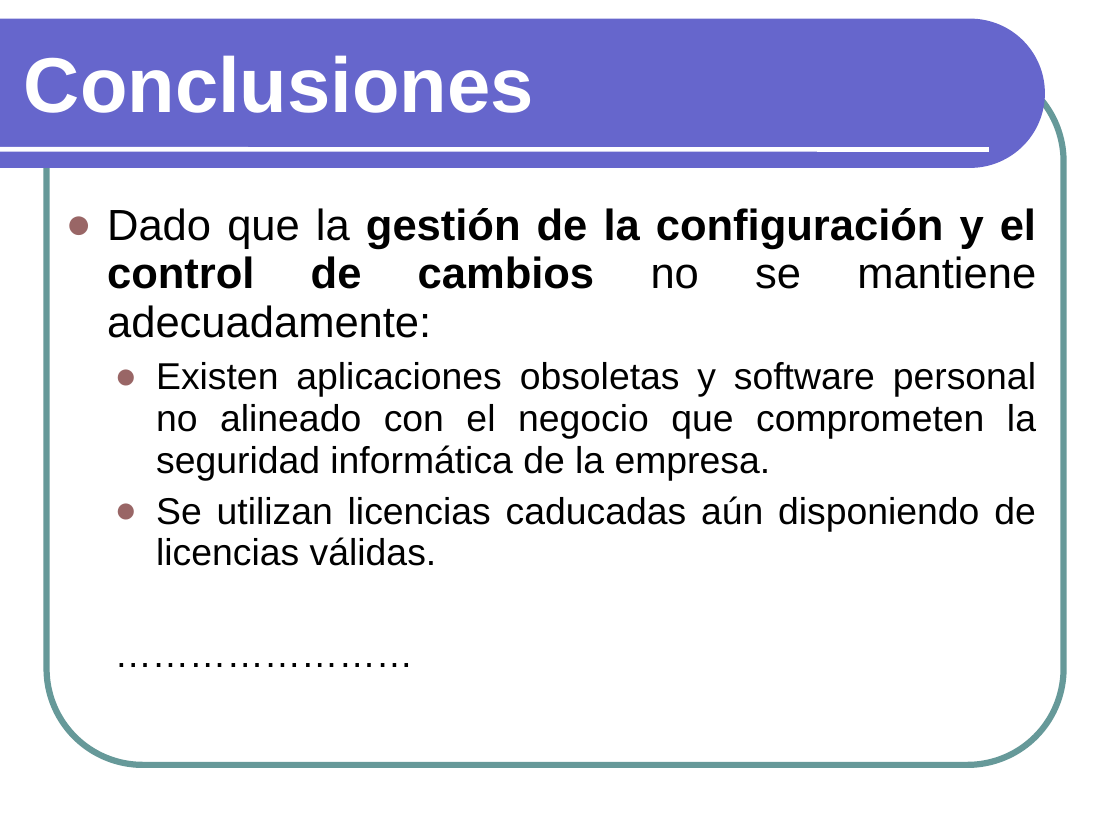
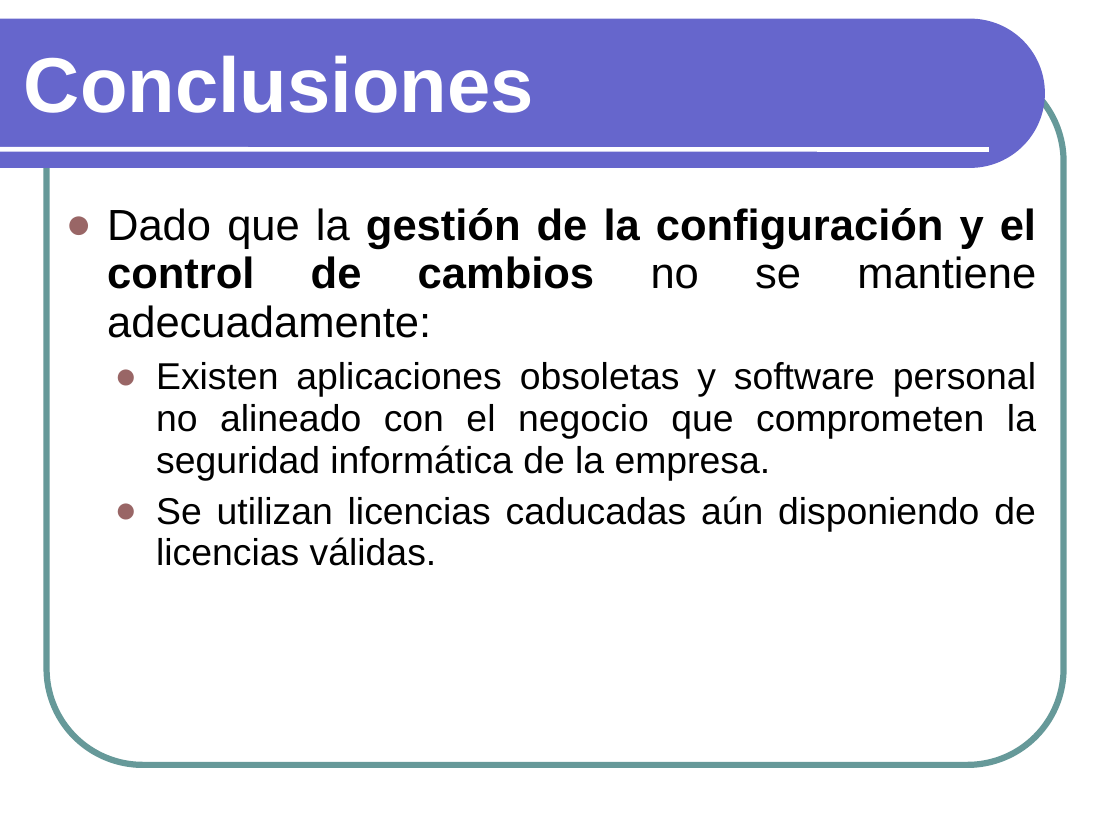
Before and after one commit to txedo/isi-auditoria, a slide deck: slide 21 of auditoria/presentacion/Presentacion.ppt. Drawn at 1120x840 pixels with LibreOffice and Linux fonts; fonts in the diff are those of the drawing. Boxes give left, top, right and bottom in pixels: in the first picture for what was removed or moved away, otherwise in the second. Text is boxed around its words. In the diff, an @@ line names an element or a change of style, - is before the commit and + after.

```diff
--- a/auditoria/presentacion/Presentacion.ppt
+++ b/auditoria/presentacion/Presentacion.ppt
@@ text at (107, 208, 1036, 566): paragraph removed @@
-  ……………………
```
Also in this commit, not shown: 1 other slide changed, 1 slide added.
